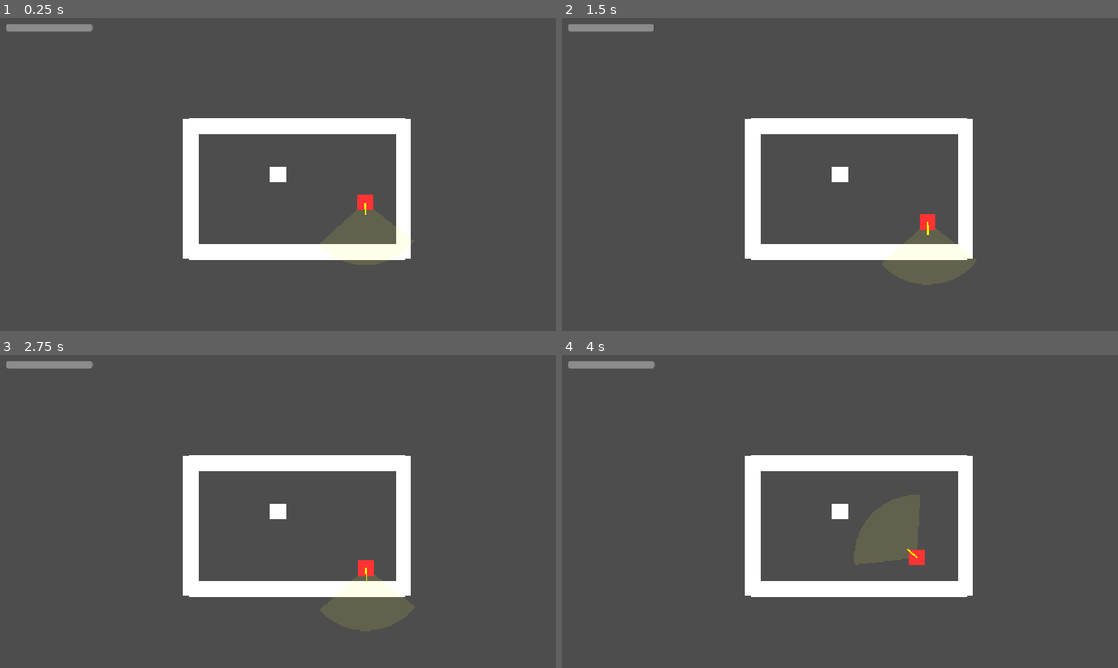
Above: before the commit, frames 1-4 (two rows, left to right).
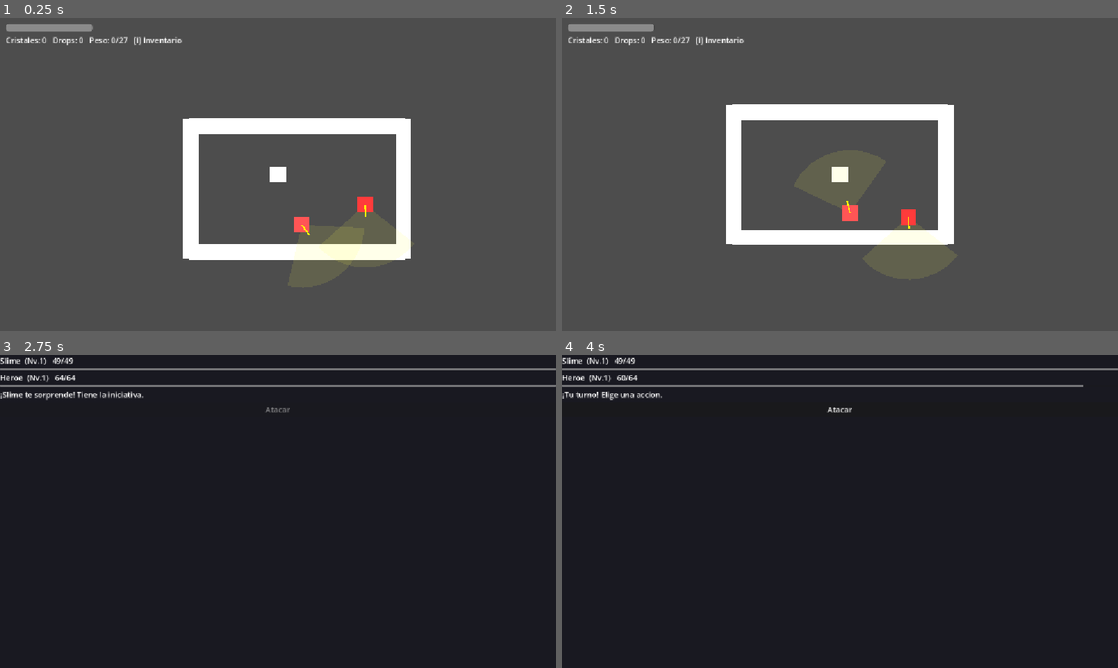
Above: after the commit, the same moments.

Repository: FurrionHD/prototipo-rpg-mazmorras
Game: Godot game, scene res://scenes/levels/main.tscn
Same seed, same stepped clock (60 frames per second), same inputs: the game is played once before the commit and once after it.
Inputs:
- Up to frame 1 (0.25 s): no input
- Up to frame 2 (1.5 s): hold D (move_right) 0.53-1.28 s; hold Ctrl 0.53-1.28 s; tap Space at 0.77 s; hold S (move_down) from 1.28 s (still down); tap Shift at 1.35 s
- Up to frame 3 (2.75 s): tap Space at 1.52 s; release S (move_down) at 2.03 s; hold D (move_right) from 2.03 s (still down); hold F from 2.03 s (still down)
- Up to frame 4 (4 s): tap Enter at 2.75 s; release D (move_right) at 2.78 s; release F at 2.78 s; hold W (move_up) 2.78-3.53 s; tap I at 2.85 s; tap Space at 3.02, 3.77 s; hold A (move_left) from 3.53 s (still down); hold Ctrl from 3.53 s (still down)

The runs differ from the first frame. In frame 1, 0.5% of the frame differs, in the area x 1-68%, y 6-79%; in frame 2, 12%; in frame 3, 100%; in frame 4, 100%, in the area x 0-100%, y 0-100%.
Error before the commit: Invalid call. Nonexistent function 'overload_speed_factor' in base 'Node (game.gd)'. (res://scripts/actors/player/player.gd:117)

Commit message:
Enemigos: base de combate global + poder por bicho + categoria ponderada
Stats base de enemigos ahora COMUNES (Game.enemy_base_*), ajustables por
arquetipo con multiplicadores en EnemyData; los diferencia sus HABILIDADES.
Cada enemigo tira un "poder" (0.6-1.4) que escala sus habilidades (bichos
flojos/fuertes, con tinte visual) y decide la categoria del cristal de forma
ponderada (metodo sube-de-categoria con t). Segundo slime de prueba en
main.tscn y minijuego de extraccion acelera mas suave (+0.15).

Co-Authored-By: Claude Opus 4.8 <noreply@anthropic.com>

Diff:
--- a/scenes/levels/main.tscn
+++ b/scenes/levels/main.tscn
@@ -29,3 +29,6 @@
 
 [node name="Enemy" parent="." unique_id=20286081 instance=ExtResource("3_y0acb")]
 position = Vector2(480, 250)
+
+[node name="Enemy2" parent="." unique_id=1407901393 instance=ExtResource("3_y0acb")]
+position = Vector2(343, 296)
--- a/scripts/actors/enemy/enemy.gd
+++ b/scripts/actors/enemy/enemy.gd
@@ -15,6 +15,13 @@
 
 @export var data: EnemyData
 
+# Cada bicho tira un "poder" al aparecer que escala sus habilidades (bichos
+# flojos y fuertes). Tambien decide la categoria del cristal (mas poder =
+# mejor cristal). Para el slime (suma base 240) esto da ~144-336 de suma.
+@export var power_min: float = 0.6
+@export var power_max: float = 1.4
+var current_power: float = 1.0
+
 # --- Deambular ---
 @export var wander_radius: float = 90.0       # cuanto se aleja de su sitio
 @export var wander_pause_min: float = 0.4     # pausa minima al llegar a un punto
@@ -68,9 +75,16 @@
 	_home = global_position
 	_player = get_tree().get_first_node_in_group("player")
 
+	# Poder de ESTE bicho (flojo o fuerte).
+	current_power = randf_range(power_min, power_max)
+
 	if data != null:
-		_color_rect.color = data.color
+		# Color base + tinte por poder (los fuertes salen mas claros).
+		_color_rect.color = data.color.lerp(Color.WHITE, poder_normalizado() * 0.45)
 		current_move_speed = randf_range(data.move_speed_min, data.move_speed_max)
+		print(data.enemy_name, " aparece -> poder=", snappedf(current_power, 0.01),
+			" (t=", snappedf(poder_normalizado(), 0.01),
+			", suma~", roundi(data.suma_habilidades_base() * current_power), ")")
 
 	_crear_indicadores()
 	_pick_wander_target()
@@ -230,6 +244,14 @@
 	return _dead
 
 
+# "t" (0..1): donde cae este bicho entre su version mas floja y la mas fuerte.
+# Lo usa la categoria del cristal (t alto = cristal de mejor categoria).
+func poder_normalizado() -> float:
+	if power_max <= power_min:
+		return 0.5
+	return clampf((current_power - power_min) / (power_max - power_min), 0.0, 1.0)
+
+
 # Tras extraer el cristal: el cuerpo se desvanece (baja opacidad) y desaparece.
 func desvanecer() -> void:
 	remove_from_group("corpse")  # ya no interactuable
--- a/scripts/actors/enemy/enemy_data.gd
+++ b/scripts/actors/enemy/enemy_data.gd
@@ -21,11 +21,14 @@
 @export_range(0, 999) var agilidad: int = 60
 @export_range(0, 999) var magia: int = 0
 
-# --- Combate: stats base (lo que tiene "de serie", sin habilidades) ---
-@export var base_hp: float = 40.0
-@export var base_attack: float = 4.0
-@export var base_defense: float = 5.0
-@export var base_speed: float = 4.0
+# --- Combate: MULTIPLICADORES de la base COMUN (Game.enemy_base_*) ---
+# Por defecto 1.0 = todos los enemigos comparten la misma base; lo que los
+# diferencia son sus HABILIDADES. Sube/baja estos para arquetipos (tanque,
+# cristal...) sin romper el principio.
+@export var base_hp_mult: float = 1.0
+@export var base_attack_mult: float = 1.0
+@export var base_defense_mult: float = 1.0
+@export var base_speed_mult: float = 1.0
 
 # --- Exploracion (mazmorra): velocidad de patrulla/persecucion (franja) ---
 @export var move_speed_min: float = 30.0
@@ -51,23 +54,38 @@
 @export var drop_chance: float = 0.02   # 2% normal (en pruebas se fuerza 100%)
 
 
-# Crea un objeto Abilities a partir de los campos de habilidades.
-func crear_abilities() -> Abilities:
+# Suma de las habilidades base (sin poder). El slime = 240 ahora mismo.
+func suma_habilidades_base() -> int:
+	return fuerza + resistencia + destreza + agilidad + magia
+
+
+# Crea las Abilities, escaladas por el "poder" de ESTE bicho (1.0 = base).
+func crear_abilities(power: float = 1.0) -> Abilities:
 	var a := Abilities.new()
-	a.fuerza = fuerza
-	a.resistencia = resistencia
-	a.destreza = destreza
-	a.agilidad = agilidad
-	a.magia = magia
+	a.fuerza = clampi(int(round(fuerza * power)), 0, 999)
+	a.resistencia = clampi(int(round(resistencia * power)), 0, 999)
+	a.destreza = clampi(int(round(destreza * power)), 0, 999)
+	a.agilidad = clampi(int(round(agilidad * power)), 0, 999)
+	a.magia = clampi(int(round(magia * power)), 0, 999)
 	return a
 
 
-# Crea el Combatant (lo que usa la pantalla de combate) de este enemigo.
-func crear_combatant() -> Combatant:
-	return Combatant.new(enemy_name, level, crear_abilities(),
-		base_hp, base_attack, base_defense, base_speed)
+# Crea el Combatant. La BASE es comun (Game.enemy_base_*) ajustada por el
+# multiplicador de arquetipo; las HABILIDADES van escaladas por el poder.
+func crear_combatant(power: float = 1.0) -> Combatant:
+	return Combatant.new(enemy_name, level, crear_abilities(power),
+		Game.enemy_base_hp * base_hp_mult,
+		Game.enemy_base_attack * base_attack_mult,
+		Game.enemy_base_defense * base_defense_mult,
+		Game.enemy_base_speed * base_speed_mult)
 
 
-# Tira una categoria de cristal al azar dentro de la franja del enemigo.
-func roll_crystal_category() -> int:
-	return randi_range(crystal_category_min, crystal_category_max)
+# Tira la CATEGORIA del cristal PONDERADA por "t" (0..1 = poder del bicho).
+# Metodo "sube de categoria con probabilidad t": t bajo -> categorias bajas;
+# t alto -> categorias altas (y las altas salen menos = ponderado natural).
+func roll_crystal_category(t: float) -> int:
+	var cat := crystal_category_min
+	for _i in range(crystal_category_max - crystal_category_min):
+		if randf() < t:
+			cat += 1
+	return cat
--- a/scripts/core/game.gd
+++ b/scripts/core/game.gd
@@ -22,6 +22,13 @@
 # Vida actual (persiste entre combates). -1 = aun no inicializada (= llena).
 var player_current_hp: int = -1
 
+# Base de combate COMUN para los enemigos (los diferencia sus HABILIDADES).
+# Cada EnemyData la ajusta con multiplicadores de arquetipo (por defecto 1.0).
+var enemy_base_hp: float = 40.0
+var enemy_base_attack: float = 4.0
+var enemy_base_defense: float = 5.0
+var enemy_base_speed: float = 4.0
+
 var _combat_scene: PackedScene = preload("res://scenes/ui/combat.tscn")
 var _extraction_script: GDScript = preload("res://scripts/ui/extraction.gd")
 var _drop_pickup_script: GDScript = preload("res://scripts/items/drop_pickup.gd")
@@ -42,6 +49,20 @@
 # sistema de equipo: las herramientas rellenaran estos valores.
 var tool_hit_reduction: int = 0    # reduce pulsaciones necesarias
 var tool_destreza_bonus: int = 0   # Destreza extra para la extraccion
+
+# --- Peso / capacidad de carga ---
+# De serie llevas un ZURRON pequeño (base_capacity). La Fuerza sube la
+# capacidad. En el futuro: mochila y companero de apoyo sumaran aqui.
+var base_capacity: float = 25.0        # zurron de serie
+var extra_capacity: float = 0.0        # placeholder mochila/companero (futuro)
+# La Fuerza MULTIPLICA la capacidad del contenedor (zurron+mochila) hasta un
+# maximo (a Fuerza 999 = +50%). Asi no puedes llevar de todo con un zurron.
+var fuerza_capacity_bonus_max: float = 0.5  # +50% a Fuerza maxima
+# Sobrecarga GRADUAL: por encima del umbral, la penalizacion de velocidad crece
+# con la pendiente hasta un maximo. Ej: 80% -> 0%, 90% -> ~33%, 100% -> ~66%.
+var overload_threshold: float = 0.8    # % a partir del cual empiezas a ir lento
+var overload_slope: float = 3.3        # cuanto crece la penalizacion por encima
+var overload_max_penalty: float = 0.8  # penalizacion maxima (0.8 = -80% velocidad)
 
 
 # Crea el Combatant del jugador con sus stats actuales (manteniendo la vida).
@@ -60,6 +81,37 @@
 	return c
 
 
+# --- Peso / capacidad ---
+func capacidad_carga() -> float:
+	var contenedor: float = base_capacity + extra_capacity
+	var mult: float = 1.0 + clampf(player_fuerza / 999.0, 0.0, 1.0) * fuerza_capacity_bonus_max
+	return contenedor * mult
+
+func peso_actual() -> float:
+	var w: float = 0.0
+	for c in crystals:
+		w += c.peso()
+	for d in drops:
+		w += d.peso()
+	return w
+
+func ratio_carga() -> float:
+	var cap: float = capacidad_carga()
+	return 0.0 if cap <= 0.0 else peso_actual() / cap
+
+func esta_sobrecargado() -> bool:
+	return ratio_carga() >= overload_threshold
+
+# Multiplicador de velocidad por sobrecarga (1.0 = normal). Baja GRADUALMENTE
+# cuanto mas te pasas del umbral, hasta un suelo (1 - overload_max_penalty).
+func overload_speed_factor() -> float:
+	var over: float = ratio_carga() - overload_threshold
+	if over <= 0.0:
+		return 1.0
+	var penalty: float = clampf(over * overload_slope, 0.0, overload_max_penalty)
+	return 1.0 - penalty
+
+
 # Abre el combate contra un enemigo de la mazmorra.
 func start_combat(enemy_node: Node, enemy_data: EnemyData, enemy_initiated: bool) -> void:
 	if _active_enemy != null or enemy_data == null:
@@ -67,7 +119,10 @@
 
 	_active_enemy = enemy_node
 	var player_c := crear_player_combatant()
-	var enemy_c := enemy_data.crear_combatant()
+	var power: float = 1.0
+	if "current_power" in enemy_node:
+		power = enemy_node.current_power
+	var enemy_c := enemy_data.crear_combatant(power)
 
 	# ¿El jugador entra agotado? (sus 2 primeras acciones seran mas lentas)
 	var player_exhausted := false
@@ -78,7 +133,7 @@
 	var combat := _combat_scene.instantiate()
 	# PROCESS_MODE_ALWAYS = el combate sigue funcionando aunque el arbol este en pausa.
 	combat.process_mode = Node.PROCESS_MODE_ALWAYS
-	combat.setup(player_c, enemy_c, enemy_initiated, player_exhausted)
+	combat.setup(player_c, enemy_c, enemy_initiated, player_exhausted, overload_speed_factor())
 	combat.combat_finished.connect(_on_combat_finished)
 
 	# Lo metemos en una CanvasLayer: asi NO le afecta la camara 2D de la
@@ -101,7 +156,11 @@
 	if data == null:
 		return
 
-	var categoria: int = data.roll_crystal_category()
+	# Categoria ponderada por el poder del bicho (t).
+	var t: float = 0.5
+	if corpse.has_method("poder_normalizado"):
+		t = corpse.poder_normalizado()
+	var categoria: int = data.roll_crystal_category(t)
 	var eff_destreza: int = player_destreza + tool_destreza_bonus
 
 	# Pulsaciones: base del enemigo, menos lo que ayuden las herramientas.
@@ -111,7 +170,7 @@
 	var zone_ratio: float = clampf(0.13 * float(eff_destreza) / float(req), 0.05, 0.35)
 	# Marcador mas rapido cuanto mas profundo el piso, y acelera por acierto.
 	var marker_speed: float = 0.8 + float(current_floor - 1) * 0.08
-	var speed_step: float = 0.3
+	var speed_step: float = 0.15
 
 	var ex: Control = _extraction_script.new()
 	ex.process_mode = Node.PROCESS_MODE_ALWAYS
